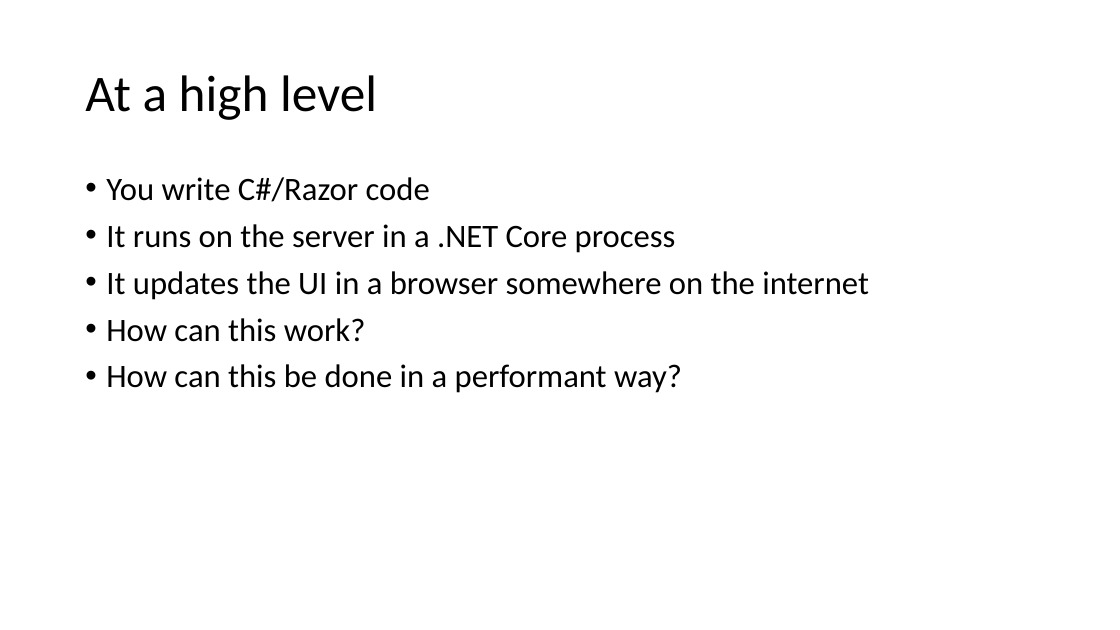
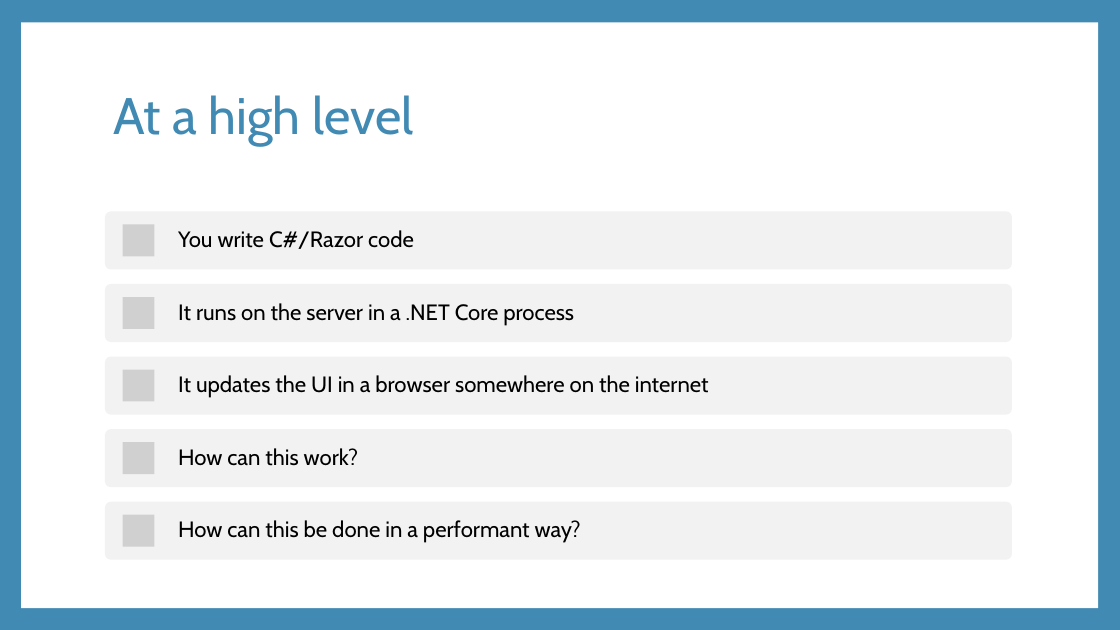
Before and after one commit to rynowak/Presentations, a slide deck: slide 6 of 2019/AusNzMeetups/blazor/slides.pptx (slide 3 before the commit). Drawn at 1120x630 pixels with LibreOffice and Linux fonts; fonts in the diff are those of the drawing; grey boxes stand for pictures. Boxes give left, top, right and bottom in pixels: in the first picture for what was removed or moved away, otherwise in the second. Text is boxed around its words. In the diff, an @@ line names an element or a change of style, - is before the commit and + after.

```diff
--- a/2019/AusNzMeetups/blazor/slides.pptx
+++ b/2019/AusNzMeetups/blazor/slides.pptx
@@ background #FFFFFF to #418AB3 @@
@@ rectangle added at (21, 23, 1098, 608), fill #FFFFFF @@
@@ title "At a high level": place and size @@
-title "At a high level" at (85, 75, 377, 120)
+title "At a high level" at (113, 95, 413, 145)
@@ title "At a high level" at (113, 95, 413, 145): font Calibri to Cabin, text colour #000000 to #418AB3 @@
@@ text removed at (106, 177, 869, 393) @@
-• You write C#/Razor code
-• It runs on the server in a .NET Core process
-• It updates the UI in a browser somewhere on the internet
-• How can this work?
-• How can this be done in a performant way?
@@ group added at (105, 212, 1012, 560): 5 rounded rectangles, 5 pictures, 5 texts @@
+You write C#/Razor code
+It runs on the server in a .NET Core process
+It updates the UI in a browser somewhere on the internet
+How can this work?
+How can this be done in a performant way?
```
Also in this commit, not shown: 16 other slides changed, 11 slides added, 3 slides removed, 16 other files.
